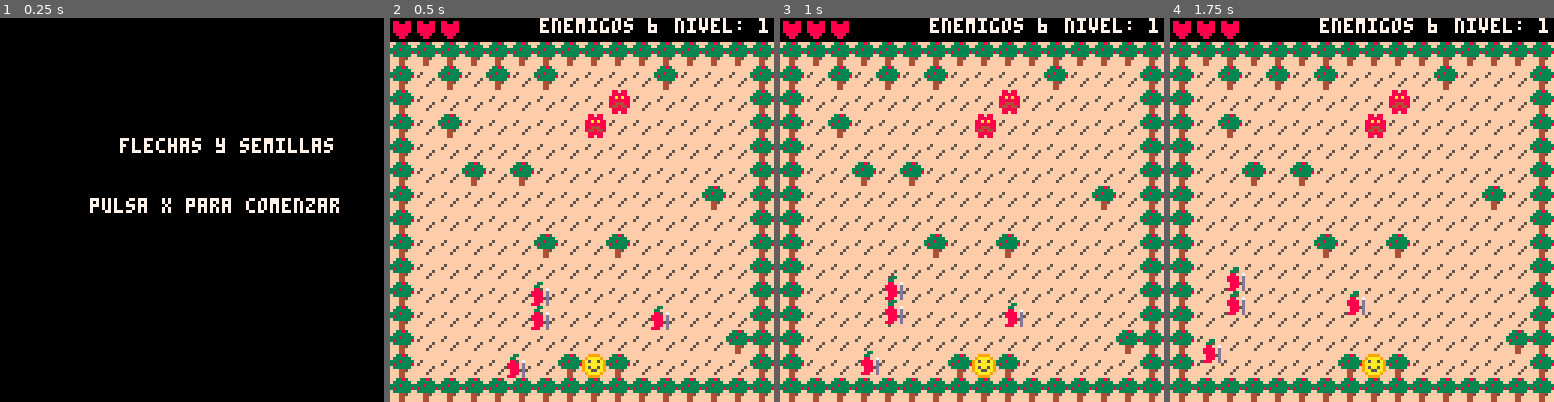
Above: before the commit, frames 1-4 (left to right).
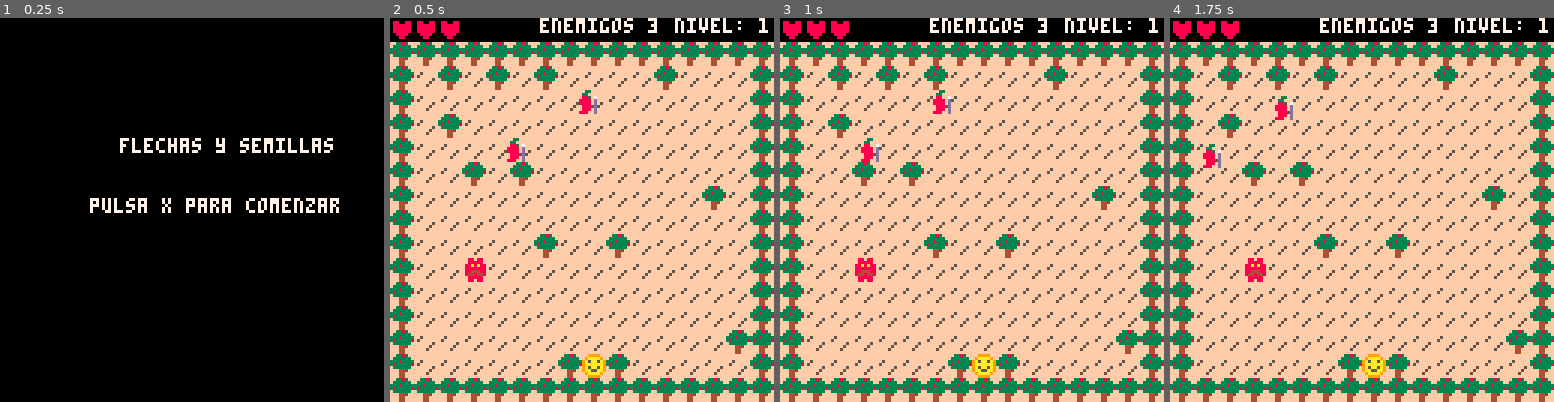
Above: after the commit, the same moments.

Repository: RodrigoS724/trees_archers
Game: PICO-8 cartridge demo.p8
The game is run twice, just before and just after one commit, with the same random seed, the same clock (stepped at 60 frames per second) and the same inputs.
Inputs:
- Up to frame 1 (0.25 s): no input
- Up to frame 2 (0.5 s): tap X (X key) at 0.33 s
- Up to frame 3 (1 s): tap O (Z key) at 0.7 s
- Up to frame 4 (1.75 s): tap X (X key) at 1.07 s; hold Right from 1.6 s (still down); tap O (Z key) at 1.7 s

Frame 1 is identical in both runs. In frame 2, 2.0% of the frame differs, in the area x 19-73%, y 0-94%; in frame 3, 2.0%; in frame 4, 2.0%.

Commit message:
Reducido numero de enemigos
2+nivel

Diff:
--- a/demo.p8
+++ b/demo.p8
@@ -52,7 +52,7 @@
 
     -- reiniciar la tabla global de enemigos
     enemigos = {}
-    local total_enemigos = 5 + nivel_actual
+    local total_enemigos = 2 + nivel_actual
     -- aumenta la cantidad total de enemigos con el nivel
 
     -- calcular proporciれはn de enemigos tipo 1 y tipo 2
